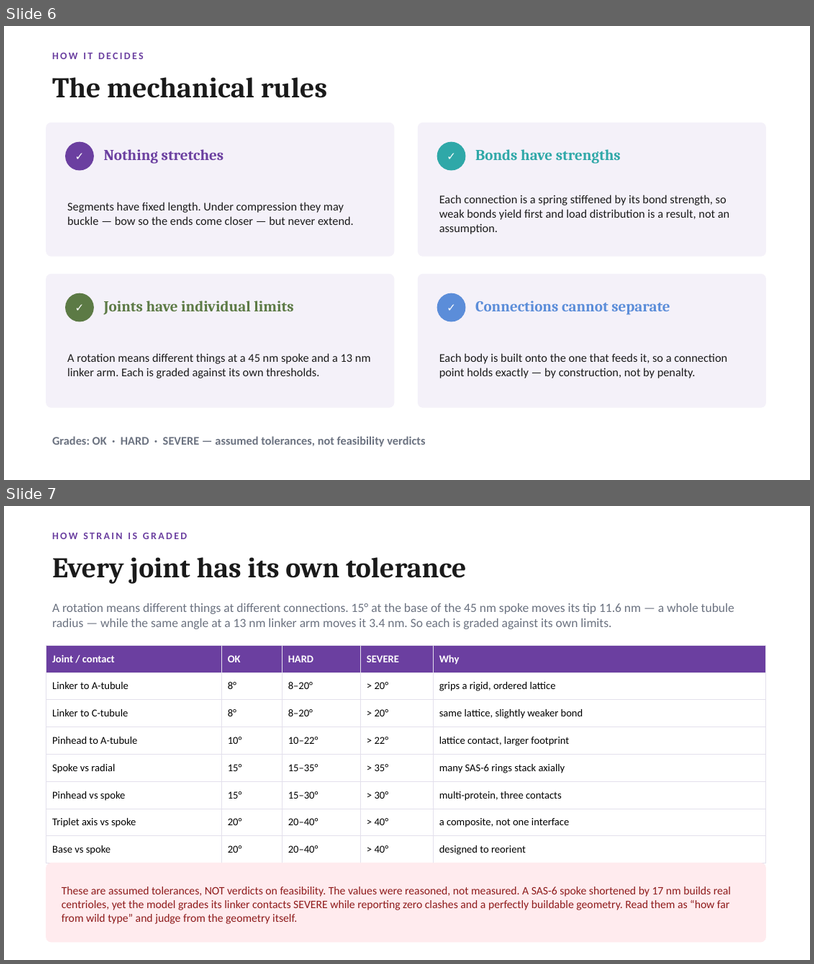
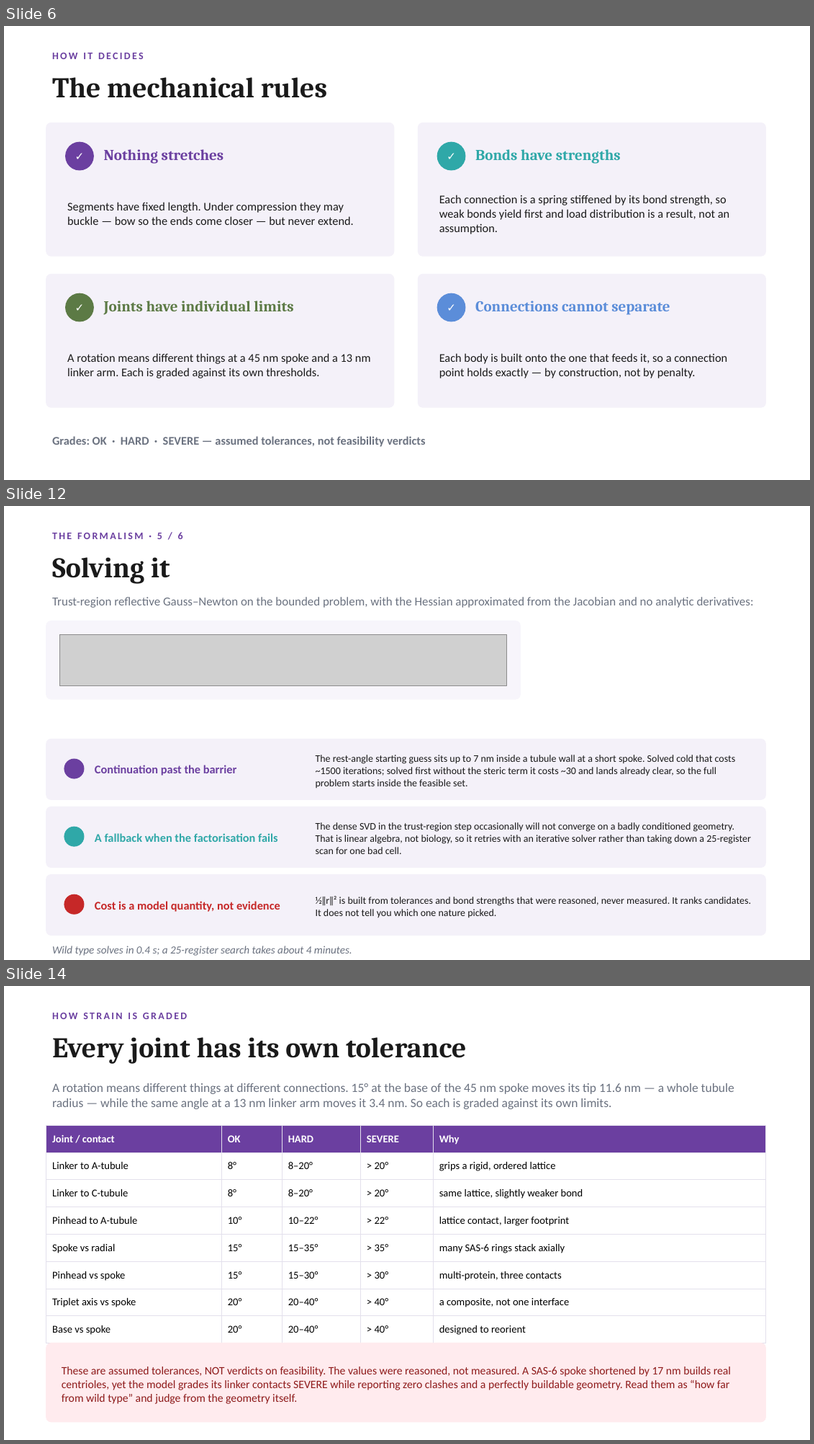
Before and after one commit to UPGON/CenGeometry, a slide deck: presentations/01_CenGeometry_Introduction.pptx. Shown one above the other, each under a label of ours: slides 6 and 7 before the commit, slides 6, 12 and 14 after it; the slides between them are not shown. The pictures are 814x964 and 814x1444 pixels, drawn with LibreOffice and Linux fonts; fonts in the diff are those of the drawing; grey boxes stand for pictures. Boxes give left, top, right and bottom in pixels: in the first picture for what was removed or moved away, otherwise in the second. Text is boxed around its words. In the diff, an @@ line names an element or a change of style, - is before the commit and + after.

```diff
--- a/presentations/01_CenGeometry_Introduction.pptx
+++ b/presentations/01_CenGeometry_Introduction.pptx
@@ slide 12 added at <box>4,506,810,960</box>, background #FFFFFF @@
@@ text added at <box>52,532,183,539</box>, 12 pt, text #6B3FA0, bold @@
+THE FORMALISM · 5 / 6
@@ text added at <box>52,557,170,584</box>, 34 pt, text #1A1A1A, bold @@
+Solving it
@@ text added at <box>52,597,754,608</box>, 14.5 pt, text #6B7280 @@
+Trust-region reflective Gauss–Newton on the bounded problem, with the Hessian approximated from the Jacobian and no analytic derivatives:
@@ rounded rectangle added at <box>46,621,521,699</box>, fill #F7F5FB, outline #F7F5FB 1 pt @@
@@ picture added at <box>59,634,507,686</box> @@
@@ rounded rectangle added at <box>46,739,766,800</box>, fill #F4F1F9, outline #F4F1F9 1 pt @@
@@ ellipse added at <box>64,759,84,778</box>, fill #6B3FA0, outline #6B3FA0 1 pt @@
@@ text added at <box>95,764,237,775</box>, 14 pt, text #6B3FA0, bold @@
+Continuation past the barrier
@@ text added at <box>316,754,736,788</box>, 12 pt, text #1A1A1A @@
+The rest-angle starting guess sits up to 7 nm inside a tubule wall at a short spoke. Solved cold that costs ~1500 iterations; solved first without the steric term it costs ~30 and lands already clear, so the full problem starts inside the feasible set.
@@ rounded rectangle added at <box>46,807,766,867</box>, fill #F4F1F9, outline #F4F1F9 1 pt @@
@@ ellipse added at <box>64,826,84,846</box>, fill #2FA8A8, outline #2FA8A8 1 pt @@
@@ text added at <box>316,822,751,854</box>, 12 pt, text #1A1A1A @@
+The dense SVD in the trust-region step occasionally will not converge on a badly conditioned geometry. That is linear algebra, not biology, so it retries with an iterative solver rather than taking down a 25-register scan for one bad cell.
@@ text added at <box>95,833,278,842</box>, 14 pt, text #2FA8A8, bold @@
+A fallback when the factorisation fails
@@ rounded rectangle added at <box>46,875,766,935</box>, fill #F4F1F9, outline #F4F1F9 1 pt @@
@@ ellipse added at <box>64,894,84,914</box>, fill #C62828, outline #C62828 1 pt @@
@@ text added at <box>95,901,280,911</box>, 14 pt, text #C62828, bold @@
+Cost is a model quantity, not evidence
@@ text added at <box>316,896,751,918</box>, 12 pt, text #1A1A1A @@
+½‖r‖² is built from tolerances and bond strengths that were reasoned, never measured. It ranks candidates. It does not tell you which one nature picked.
@@ text added at <box>52,945,352,955</box>, 13 pt, text #6B7280, italic @@
+Wild type solves in 0.4 s; a 25-register search takes about 4 minutes.
@@ what was slide 7 is now slide 14 @@
```
Also in this commit, not shown: 2 slides changed, 6 other slides added, 28 other files.
